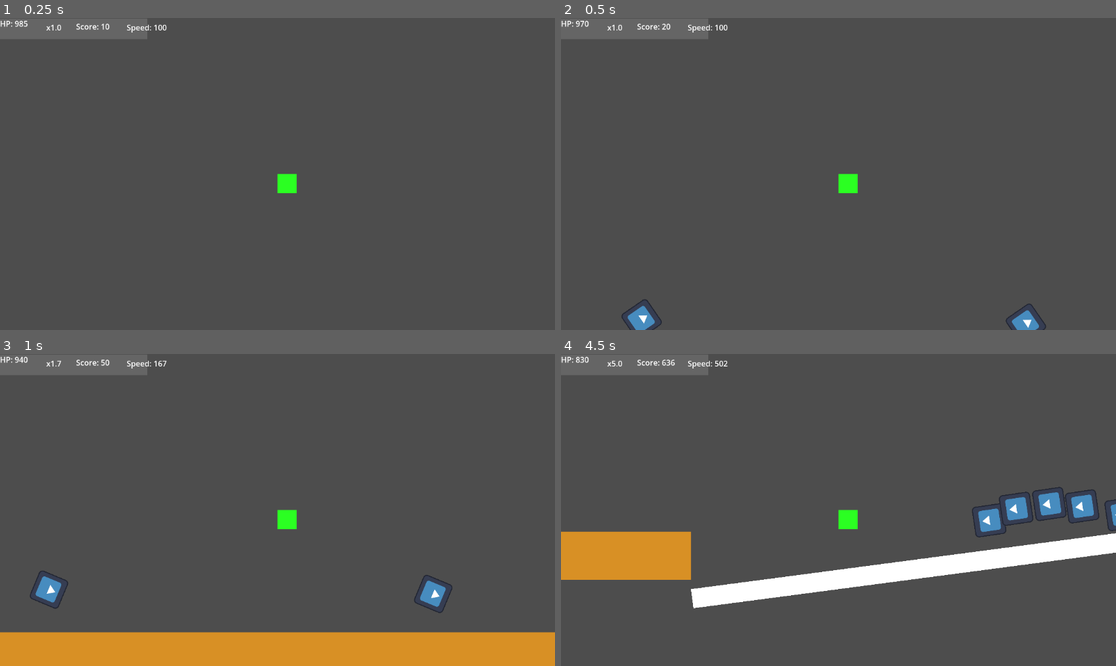
Above: before the commit, frames 1-4 (two rows, left to right).
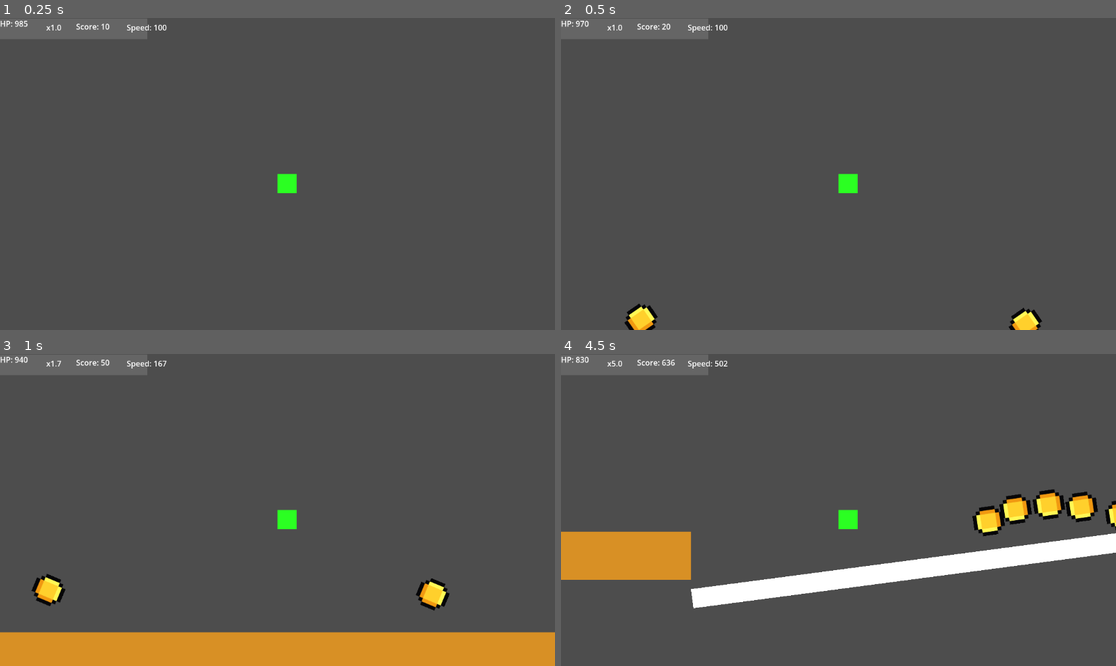
Above: after the commit, the same moments.

Repository: maikzero/csgy-gd-5
Game: Godot game, scene res://scenes/main/Main.tscn
Two runs of this game, one before a commit and one after it. Both use one fixed random seed, a clock stepped at 60 frames per second and the inputs below. The engine's default icon, where the game draws it, is replaced by a stand-in: a white triangle on a blue panel in a dark square.
Inputs:
- Up to frame 1 (0.25 s): no input
- Up to frame 2 (0.5 s): no input
- Up to frame 3 (1 s): hold D (move_right) from 0.53 s (still down); tap Space (jump) at 0.77 s
- Up to frame 4 (4.5 s): tap Space (jump) at 1.52, 3.02, 3.77 s; release D (move_right) at 2.03 s; hold D (move_right) 2.78-4.28 s

Frame 1 is identical in both runs. In frame 2, 0.8% of the frame differs, in the area x 10-88%, y 90-100%; in frame 3, 1.0%; in frame 4, 2.0%, in the area x 74-100%, y 42-59%.

Commit message:
added coin sprite

Diff:
--- a/scenes/collectibles/Coin.tscn
+++ b/scenes/collectibles/Coin.tscn
@@ -1,7 +1,7 @@
 [gd_scene format=3 uid="uid://cao3xxp5bdnkr"]
 
 [ext_resource type="Script" uid="uid://neua73cirtj6" path="res://scenes/collectibles/coin.gd" id="1_hd0f5"]
-[ext_resource type="Texture2D" uid="uid://typdhboy7luf" path="res://icon.svg" id="2_3i6ca"]
+[ext_resource type="Texture2D" uid="uid://b6uusmawty13u" path="res://coin_spin-Sheet.png" id="2_3i6ca"]
 
 [sub_resource type="RectangleShape2D" id="RectangleShape2D_og610"]
 size = Vector2(59, 62)
@@ -14,6 +14,6 @@
 shape = SubResource("RectangleShape2D_og610")
 
 [node name="Sprite2D" type="Sprite2D" parent="." unique_id=148624081]
-position = Vector2(31, 33)
-scale = Vector2(0.5, 0.508)
+position = Vector2(29.999996, 34)
+scale = Vector2(0.74999994, 0.79999995)
 texture = ExtResource("2_3i6ca")
Binary file added: coin_spin-Sheet.png
Not shown, added: coin_spin-Sheet.png.import
